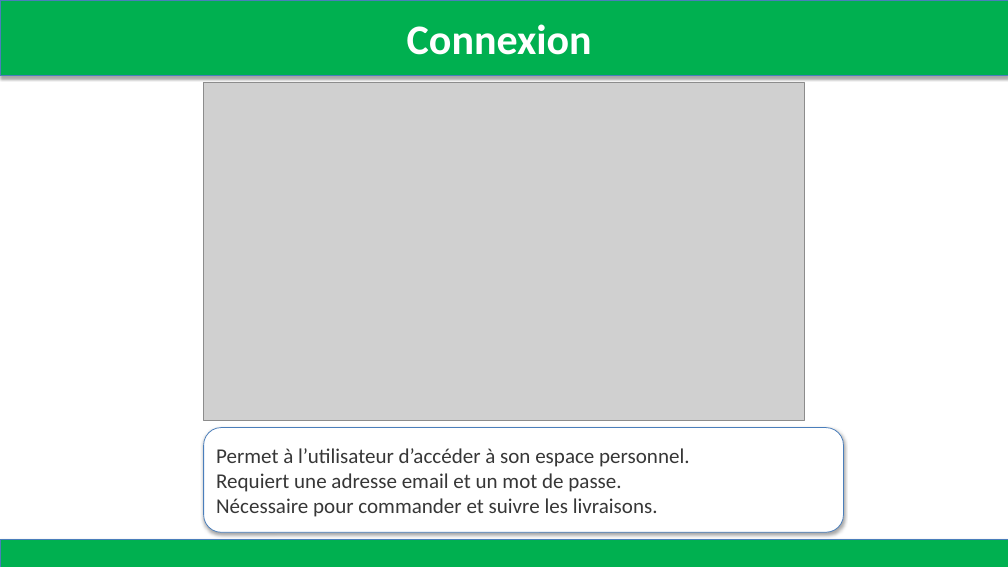
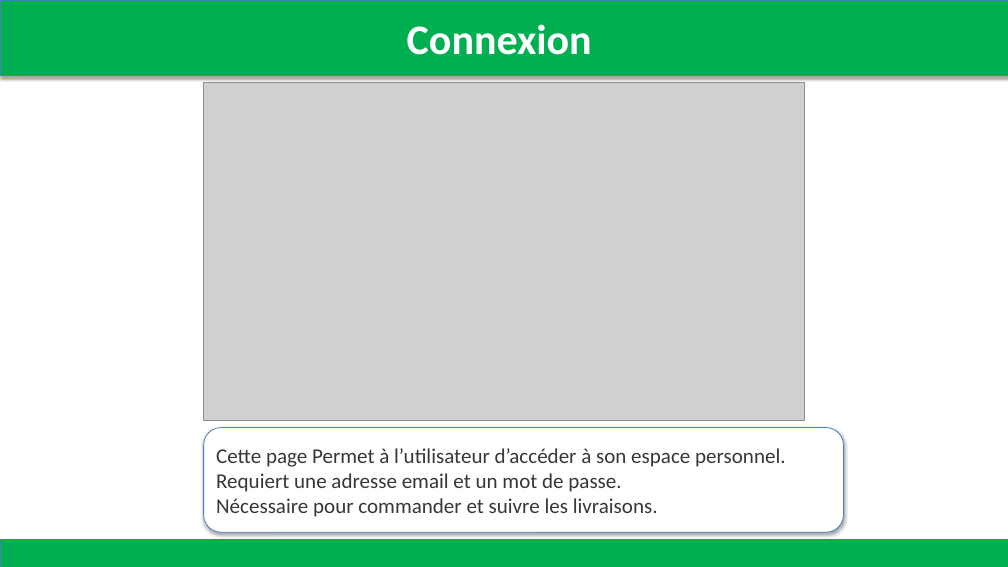
Before and after one commit to sadou136/ReNew-Senegal, a slide deck: slide 3 of ReNew_Senegal_Presentation.pptx. Drawn at 1008x567 pixels with LibreOffice and Linux fonts; fonts in the diff are those of the drawing; grey boxes stand for pictures. Boxes give left, top, right and bottom in pixels: in the first picture for what was removed or moved away, otherwise in the second. Text is boxed around its words. In the diff, an @@ line names an element or a change of style, - is before the commit and + after.

```diff
--- a/ReNew_Senegal_Presentation.pptx
+++ b/ReNew_Senegal_Presentation.pptx
@@ text in rounded rectangle at [216, 448, 785, 517]: text changed @@
-Permet à l’utilisateur d’accéder à son espace personnel.
-Requiert une adresse email et un mot de passe.
-Nécessaire pour commander et suivre les livraisons.
+Cette page Permet à l’utilisateur d’accéder à son espace personnel.
+Requiert une adresse email et un mot de passe.
+Nécessaire pour commander et suivre les livraisons.
```
Also in this commit, not shown: 2 other slides changed.
